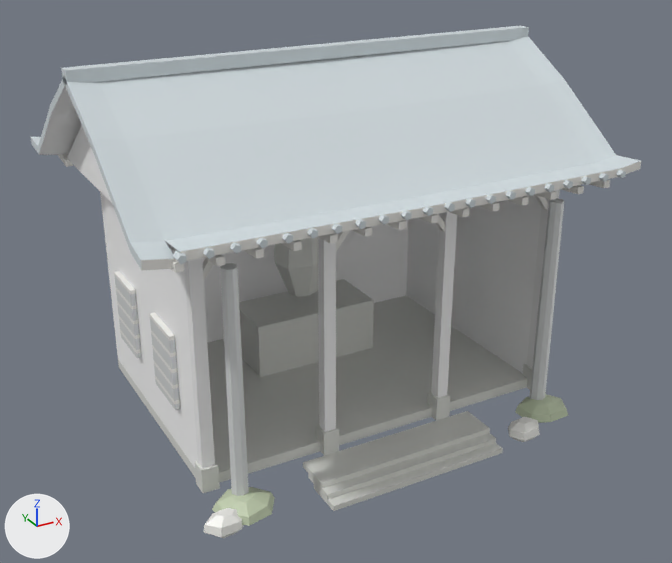
The glTF model xia-ai-town/assets/hd2d/buildings/temple.glb as it was, and as the next commit left it.
Before and after are seen from a 50 mm lens placed at (-9.73, -18.01, 12.08), pointed at (0.0, -0.32, 3.23). The lights are fixed; the arrows at lower left show +X, +Y and +Z. The picture after the commit comes second. Vertices at exactly the same position are counted once.

Names of what the first picture shows: 'temple_structure'.
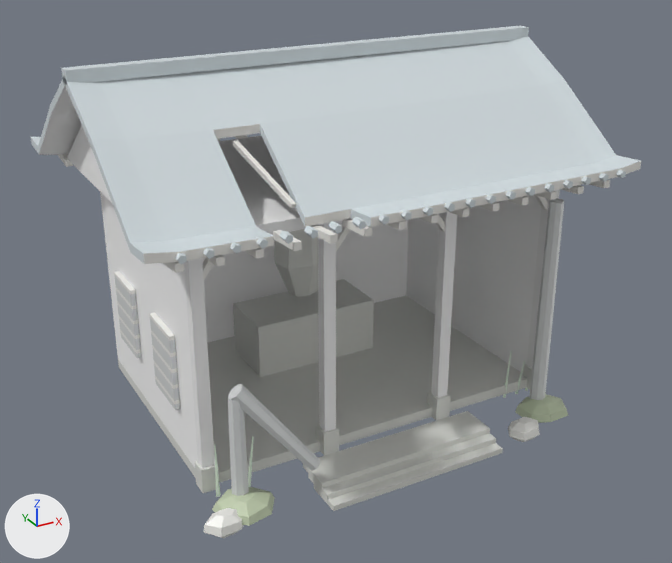
Boxes [x1, y1, x2, y2] around the edits, measured in the pictures (672 x 563 px):
part 1 of me_xia_p3_temple_structure, added
    after: [228, 384, 320, 471]
part 2 of me_xia_p3_temple_structure, cut back
    before: [66, 59, 426, 271]
    after: [66, 59, 528, 497]

The change in detail:
Material 'XIA_P3_foliage' (mat_xia_p3_foliage) is new.
Its base color is (0.8, 0.94, 0.79) (white #e7f8e6).
Its roughness is 0.4.
me_xia_p3_temple_structure is used by ob_temple_structure; location (0.0, 0.0, 0.0).
me_xia_p3_temple_structure had 1442 vertices, 2290 faces and spanned x -5.62..5.62, y -4.26..4.69, z 0.0..8.62.
me_xia_p3_temple_structure now has 1550 vertices, 2478 faces and spans x -5.62..5.62, y -4.26..4.69, z 0.0..8.62.
me_xia_p3_temple_structure part 1: a new loose piece of 14 vertices spanning x -4.02..-2.26, y -3.89..-3.13, z 0.85..2.99, in mat_xia_p3_wood_recess (light grey #d7dada).
Part 2, on me_xia_p3_temple_structure:
4 vertices are removed from x -5.62..-5.0, y -3.75, z 5.85..6.12.
36 faces are deleted.
8 vertices in x -4.04..-3.71, y -3.47..-3.15, z 5.5 move by (0.0, 0.0, -2.75).
49 vertices are added at x -5.62..4.26, y -3.94..-1.24, z 0.24..7.23.
14 new vertices lie (-1.25, 0.0, 0.0) away from vertices in x 0.0, y -3.94..4.56, z 5.94..8.38.
12 new vertices lie (-1.0, 0.0, 0.0) away from vertices in x -1.25, y -3.19..4.56, z 5.94..8.38.
10 new vertices lie (-1.0, 0.0, 0.0) away from vertices in x -2.25, y -1.26..4.56, z 5.94..8.38.
8 new vertices lie (0.05, 0.05, 0.01) away from vertices in x -3.86..4.19, y -2.92..-2.56, z 0.24..0.25.
5 new vertices lie (0.1, 0.0, 0.0) away from vertices in x -3.86..-2.35, y -2.88..-1.24, z 0.25..7.23.
30 new faces join them, mat_xia_p3_wood_light (white #f1f0eb).
44 new faces join them, mat_xia_p3_wood (white #f8f8f8).
54 new faces join them, mat_xia_p3_roof (light grey #d6dfe3).
72 new faces join them, mat_xia_p3_foliage (white #e7f8e6).
me_xia_p3_temple_structure gains material mat_xia_p3_foliage (white #e7f8e6).
